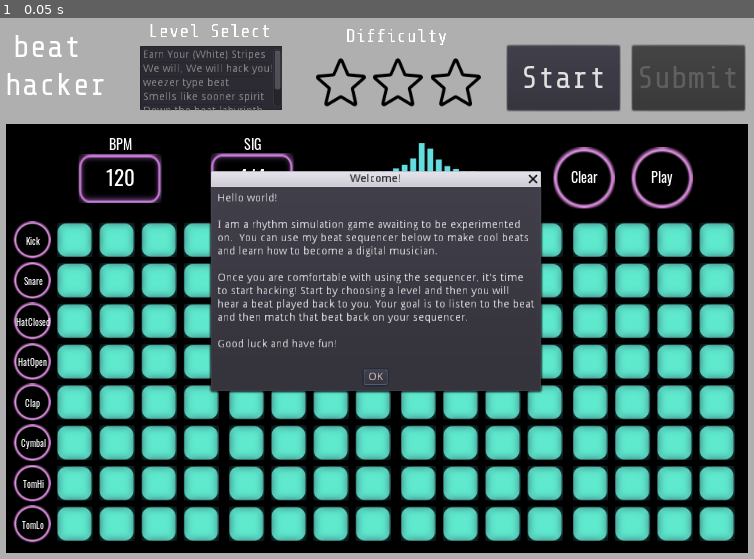
Above: before the commit, frame 1.
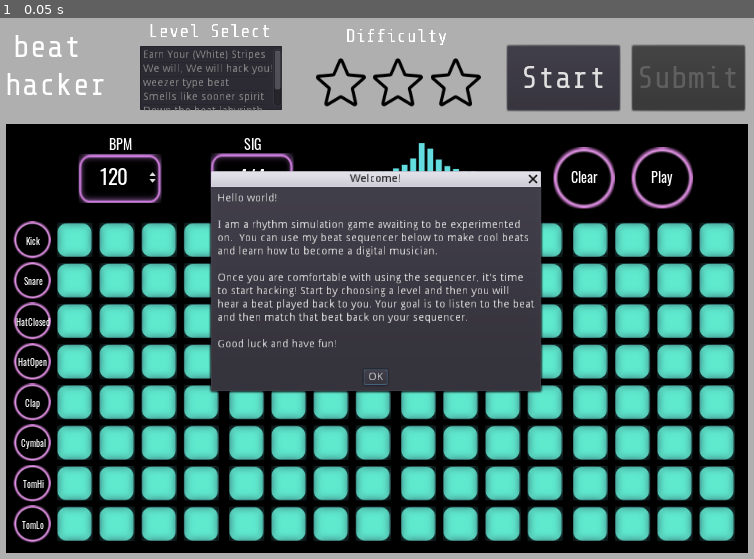
Above: after the commit, the same moment.

Repository: mdructor/beat_hacker
Game: Godot game, scene res://Assets/Scenes/Main.tscn
Same seed, same stepped clock (60 frames per second), same inputs: the game is played once before the commit and once after it.
Inputs:
- Up to frame 1 (0.05 s): no input

The runs differ from the first frame. In frame 1, 0.1% of the frame differs, in the area x 13-21%, y 27-32%.

Commit message:
Change BPM control to SpinBox
BPM is now editable. The tick rate does not change atm if
the BPM is changed while the sequencer is playing.

Diff:
--- a/Assets/Fonts/oswald_huge.tres
+++ b/Assets/Fonts/oswald_huge.tres
@@ -1,8 +1,5 @@
-[gd_resource type="DynamicFont" load_steps=2 format=2]
-
-[ext_resource path="res://Assets/Fonts/Oswald-VariableFont:wght.ttf" type="DynamicFontData" id=1]
+[gd_resource type="DynamicFont" format=2]
 
 [resource]
 size = 160
 outline_size = 2
-font_data = ExtResource( 1 )
--- a/Assets/Scenes/Main.tscn
+++ b/Assets/Scenes/Main.tscn
@@ -124,6 +124,7 @@
 visible = false
 
 [node name="ResultsDialog" parent="." instance=ExtResource( 6 )]
+visible = false
 margin_left = 22.0
 margin_top = 19.0
 margin_right = 422.0
--- a/Assets/Scenes/Sequencer.tscn
+++ b/Assets/Scenes/Sequencer.tscn
@@ -8,8 +8,443 @@
 [ext_resource path="res://Assets/Fonts/oswald_top_ui.tres" type="DynamicFont" id=6]
 [ext_resource path="res://Assets/Images/soundwave.png" type="Texture" id=7]
 
+[sub_resource type="StyleBoxEmpty" id=5]
+
+[sub_resource type="StyleBoxEmpty" id=6]
+
+[sub_resource type="StyleBoxEmpty" id=7]
+
+[sub_resource type="StyleBoxEmpty" id=2]
+
+[sub_resource type="StyleBoxEmpty" id=8]
+
+[sub_resource type="StyleBoxEmpty" id=3]
+
+[sub_resource type="StyleBoxEmpty" id=4]
+
+[sub_resource type="Theme" id=1]
+default_font = ExtResource( 4 )
+Button/colors/font_color = Color( 1, 1, 1, 1 )
+Button/colors/font_color_disabled = Color( 0, 0, 0, 1 )
+Button/colors/font_color_hover = Color( 0, 0, 0, 1 )
+Button/colors/font_color_pressed = Color( 0, 0, 0, 1 )
+Button/constants/hseparation = 2
+Button/fonts/font = null
+Button/styles/disabled = null
+Button/styles/focus = null
+Button/styles/hover = null
+Button/styles/normal = null
+Button/styles/pressed = null
+CheckBox/colors/font_color = Color( 0, 0, 0, 1 )
+CheckBox/colors/font_color_disabled = Color( 0, 0, 0, 1 )
+CheckBox/colors/font_color_hover = Color( 0, 0, 0, 1 )
+CheckBox/colors/font_color_hover_pressed = Color( 0, 0, 0, 1 )
+CheckBox/colors/font_color_pressed = Color( 0, 0, 0, 1 )
+CheckBox/constants/check_vadjust = 0
+CheckBox/constants/hseparation = 4
+CheckBox/fonts/font = null
+CheckBox/icons/checked = null
+CheckBox/icons/radio_checked = null
+CheckBox/icons/radio_unchecked = null
+CheckBox/icons/unchecked = null
+CheckBox/styles/disabled = null
+CheckBox/styles/focus = null
+CheckBox/styles/hover = null
+CheckBox/styles/hover_pressed = null
+CheckBox/styles/normal = null
+CheckBox/styles/pressed = null
+CheckButton/colors/font_color = Color( 0, 0, 0, 1 )
+CheckButton/colors/font_color_disabled = Color( 0, 0, 0, 1 )
+CheckButton/colors/font_color_hover = Color( 0, 0, 0, 1 )
+CheckButton/colors/font_color_hover_pressed = Color( 0, 0, 0, 1 )
+CheckButton/colors/font_color_pressed = Color( 0, 0, 0, 1 )
+CheckButton/constants/check_vadjust = 0
+CheckButton/constants/hseparation = 4
+CheckButton/fonts/font = null
+CheckButton/icons/off = null
+CheckButton/icons/off_disabled = null
+CheckButton/icons/on = null
+CheckButton/icons/on_disabled = null
+CheckButton/styles/disabled = null
+CheckButton/styles/focus = null
+CheckButton/styles/hover = null
+CheckButton/styles/hover_pressed = null
+CheckButton/styles/normal = null
+CheckButton/styles/pressed = null
+ColorPicker/constants/h_width = 30
+ColorPicker/constants/label_width = 10
+ColorPicker/constants/margin = 4
+ColorPicker/constants/sv_height = 256
+ColorPicker/constants/sv_width = 256
+ColorPicker/icons/add_preset = null
+ColorPicker/icons/color_hue = null
+ColorPicker/icons/color_sample = null
+ColorPicker/icons/overbright_indicator = null
+ColorPicker/icons/preset_bg = null
+ColorPicker/icons/screen_picker = null
+ColorPickerButton/colors/font_color = Color( 0, 0, 0, 1 )
+ColorPickerButton/colors/font_color_disabled = Color( 0, 0, 0, 1 )
+ColorPickerButton/colors/font_color_hover = Color( 0, 0, 0, 1 )
+ColorPickerButton/colors/font_color_pressed = Color( 0, 0, 0, 1 )
+ColorPickerButton/constants/hseparation = 2
+ColorPickerButton/fonts/font = null
+ColorPickerButton/icons/bg = null
+ColorPickerButton/styles/disabled = null
+ColorPickerButton/styles/focus = null
+ColorPickerButton/styles/hover = null
+ColorPickerButton/styles/normal = null
+ColorPickerButton/styles/pressed = null
+Dialogs/constants/button_margin = 32
+Dialogs/constants/margin = 8
+FileDialog/colors/files_disabled = Color( 0, 0, 0, 1 )
+FileDialog/colors/folder_icon_modulate = Color( 0, 0, 0, 1 )
+FileDialog/icons/folder = null
+FileDialog/icons/parent_folder = null
+FileDialog/icons/reload = null
+FileDialog/icons/toggle_hidden = null
+Fonts/fonts/large = null
+Fonts/fonts/normal = null
+GraphEdit/colors/activity = Color( 0, 0, 0, 1 )
+GraphEdit/colors/grid_major = Color( 0, 0, 0, 1 )
+GraphEdit/colors/grid_minor = Color( 0, 0, 0, 1 )
+GraphEdit/colors/selection_fill = Color( 0, 0, 0, 1 )
+GraphEdit/colors/selection_stroke = Color( 0, 0, 0, 1 )
+GraphEdit/constants/bezier_len_neg = 160
+GraphEdit/constants/bezier_len_pos = 80
+GraphEdit/constants/port_grab_distance_horizontal = 48
+GraphEdit/constants/port_grab_distance_vertical = 6
+GraphEdit/icons/minus = null
+GraphEdit/icons/more = null
+GraphEdit/icons/reset = null
+GraphEdit/icons/snap = null
+GraphEdit/styles/bg = null
+GraphNode/colors/close_color = Color( 0, 0, 0, 1 )
+GraphNode/colors/resizer_color = Color( 0, 0, 0, 1 )
+GraphNode/colors/title_color = Color( 0, 0, 0, 1 )
+GraphNode/constants/close_offset = 18
+GraphNode/constants/port_offset = 3
+GraphNode/constants/separation = 1
+GraphNode/constants/title_offset = 20
+GraphNode/fonts/title_font = null
+GraphNode/icons/close = null
+GraphNode/icons/port = null
+GraphNode/icons/resizer = null
+GraphNode/styles/breakpoint = null
+GraphNode/styles/comment = null
+GraphNode/styles/commentfocus = null
+GraphNode/styles/defaultfocus = null
+GraphNode/styles/defaultframe = null
+GraphNode/styles/frame = null
+GraphNode/styles/position = null
+GraphNode/styles/selectedframe = null
+GridContainer/constants/hseparation = 4
+GridContainer/constants/vseparation = 4
+HBoxContainer/constants/separation = 4
+HScrollBar/icons/decrement = null
+HScrollBar/icons/decrement_highlight = null
+HScrollBar/icons/increment = null
+HScrollBar/icons/increment_highlight = null
+HScrollBar/styles/grabber = null
+HScrollBar/styles/grabber_highlight = null
+HScrollBar/styles/grabber_pressed = null
+HScrollBar/styles/scroll = null
+HScrollBar/styles/scroll_focus = null
+HSeparator/constants/separation = 4
+HSeparator/styles/separator = null
+HSlider/icons/grabber = null
+HSlider/icons/grabber_disabled = null
+HSlider/icons/grabber_highlight = null
+HSlider/icons/tick = null
+HSlider/styles/grabber_area = null
+HSlider/styles/slider = null
+HSplitContainer/constants/autohide = 1
+HSplitContainer/constants/separation = 12
+HSplitContainer/icons/grabber = null
+HSplitContainer/styles/bg = null
+Icons/icons/close = null
+ItemList/colors/font_color = Color( 0, 0, 0, 1 )
+ItemList/colors/font_color_selected = Color( 0, 0, 0, 1 )
+ItemList/colors/guide_color = Color( 0, 0, 0, 1 )
+ItemList/constants/hseparation = 4
+ItemList/constants/icon_margin = 4
+ItemList/constants/line_separation = 2
+ItemList/constants/vseparation = 2
+ItemList/fonts/font = null
+ItemList/styles/bg = null
+ItemList/styles/bg_focus = null
+ItemList/styles/cursor = null
+ItemList/styles/cursor_unfocused = null
+ItemList/styles/selected = null
+ItemList/styles/selected_focus = null
+Label/colors/font_color = Color( 0, 0, 0, 1 )
+Label/colors/font_color_shadow = Color( 0, 0, 0, 1 )
+Label/colors/font_outline_modulate = Color( 0, 0, 0, 1 )
+Label/constants/line_spacing = 3
+Label/constants/shadow_as_outline = 0
+Label/constants/shadow_offset_x = 1
+Label/constants/shadow_offset_y = 1
+Label/fonts/font = null
+Label/styles/normal = null
+LineEdit/colors/clear_button_color = Color( 0, 0, 0, 1 )
+LineEdit/colors/clear_button_color_pressed = Color( 0, 0, 0, 1 )
+LineEdit/colors/cursor_color = Color( 0, 0, 0, 1 )
+LineEdit/colors/font_color = Color( 1, 1, 1, 1 )
+LineEdit/colors/font_color_selected = Color( 1, 0.992157, 0.992157, 1 )
+LineEdit/colors/font_color_uneditable = Color( 1, 1, 1, 1 )
+LineEdit/colors/selection_color = Color( 0, 0.196078, 0.231373, 1 )
+LineEdit/constants/minimum_spaces = 12
+LineEdit/fonts/font = null
+LineEdit/icons/clear = null
+LineEdit/styles/focus = SubResource( 5 )
+LineEdit/styles/normal = SubResource( 6 )
+LineEdit/styles/read_only = SubResource( 7 )
+LinkButton/colors/font_color = Color( 0, 0, 0, 1 )
+LinkButton/colors/font_color_hover = Color( 0, 0, 0, 1 )
+LinkButton/colors/font_color_pressed = Color( 0, 0, 0, 1 )
+LinkButton/constants/underline_spacing = 2
+LinkButton/fonts/font = null
+LinkButton/styles/focus = null
+MarginContainer/constants/margin_bottom = 0
+MarginContainer/constants/margin_left = 0
+MarginContainer/constants/margin_right = 0
+MarginContainer/constants/margin_top = 0
+MenuButton/colors/font_color = Color( 0, 0, 0, 1 )
+MenuButton/colors/font_color_disabled = Color( 0, 0, 0, 1 )
+MenuButton/colors/font_color_hover = Color( 0, 0, 0, 1 )
+MenuButton/colors/font_color_pressed = Color( 0, 0, 0, 1 )
+MenuButton/constants/hseparation = 3
+MenuButton/fonts/font = null
+MenuButton/styles/disabled = null
+MenuButton/styles/focus = null
+MenuButton/styles/hover = null
+MenuButton/styles/normal = null
+MenuButton/styles/pressed = null
+OptionButton/colors/font_color = Color( 0, 0, 0, 1 )
+OptionButton/colors/font_color_disabled = Color( 0, 0, 0, 1 )
+OptionButton/colors/font_color_hover = Color( 0, 0, 0, 1 )
+OptionButton/colors/font_color_pressed = Color( 0, 0, 0, 1 )
+OptionButton/constants/arrow_margin = 2
+OptionButton/constants/hseparation = 2
+OptionButton/fonts/font = null
+OptionButton/icons/arrow = null
+OptionButton/styles/disabled = null
+OptionButton/styles/focus = null
+OptionButton/styles/hover = null
+OptionButton/styles/normal = null
+OptionButton/styles/pressed = null
+Panel/styles/panel = SubResource( 2 )
+PanelContainer/styles/panel = SubResource( 8 )
+PopupDialog/styles/panel = null
+PopupMenu/colors/font_color = Color( 0, 0, 0, 1 )
+PopupMenu/colors/font_color_accel = Color( 0, 0, 0, 1 )
+PopupMenu/colors/font_color_disabled = Color( 0, 0, 0, 1 )
+PopupMenu/colors/font_color_hover = Color( 0, 0, 0, 1 )
+PopupMenu/constants/hseparation = 4
+PopupMenu/constants/vseparation = 4
+PopupMenu/fonts/font = null
+PopupMenu/icons/checked = null
+PopupMenu/icons/radio_checked = null
+PopupMenu/icons/radio_unchecked = null
+PopupMenu/icons/submenu = null
+PopupMenu/icons/unchecked = null
+PopupMenu/styles/hover = null
+PopupMenu/styles/labeled_separator_left = null
+PopupMenu/styles/labeled_separator_right = null
+PopupMenu/styles/panel = null
+PopupMenu/styles/panel_disabled = null
+PopupMenu/styles/separator = null
+PopupPanel/styles/panel = SubResource( 3 )
+ProgressBar/colors/font_color = Color( 0, 0, 0, 1 )
+ProgressBar/colors/font_color_shadow = Color( 0, 0, 0, 1 )
+ProgressBar/fonts/font = null
+ProgressBar/styles/bg = null
+ProgressBar/styles/fg = null
+RichTextLabel/colors/default_color = Color( 0, 0, 0, 1 )
+RichTextLabel/colors/font_color_selected = Color( 0, 0, 0, 1 )
+RichTextLabel/colors/font_color_shadow = Color( 0, 0, 0, 1 )
+RichTextLabel/colors/selection_color = Color( 0, 0, 0, 1 )
+RichTextLabel/constants/line_separation = 1
+RichTextLabel/constants/shadow_as_outline = 0
+RichTextLabel/constants/shadow_offset_x = 1
+RichTextLabel/constants/shadow_offset_y = 1
+RichTextLabel/constants/table_hseparation = 3
+RichTextLabel/constants/table_vseparation = 3
+RichTextLabel/fonts/bold_font = null
+RichTextLabel/fonts/bold_italics_font = null
+RichTextLabel/fonts/italics_font = null
+RichTextLabel/fonts/mono_font = null
+RichTextLabel/fonts/normal_font = null
+RichTextLabel/styles/focus = null
+RichTextLabel/styles/normal = null
+ScrollContainer/styles/bg = SubResource( 4 )
+SpinBox/icons/updown = null
+TabContainer/colors/font_color_bg = Color( 0, 0, 0, 1 )
+TabContainer/colors/font_color_disabled = Color( 0, 0, 0, 1 )
+TabContainer/colors/font_color_fg = Color( 0, 0, 0, 1 )
+TabContainer/constants/hseparation = 4
+TabContainer/constants/label_valign_bg = 2
+TabContainer/constants/label_valign_fg = 0
+TabContainer/constants/side_margin = 8
+TabContainer/constants/top_margin = 24
+TabContainer/fonts/font = null
+TabContainer/icons/decrement = null
+TabContainer/icons/decrement_highlight = null
+TabContainer/icons/increment = null
+TabContainer/icons/increment_highlight = null
+TabContainer/icons/menu = null
+TabContainer/icons/menu_highlight = null
+TabContainer/styles/panel = null
+TabContainer/styles/tab_bg = null
+TabContainer/styles/tab_disabled = null
+TabContainer/styles/tab_fg = null
+Tabs/colors/font_color_bg = Color( 0, 0, 0, 1 )
+Tabs/colors/font_color_disabled = Color( 0, 0, 0, 1 )
+Tabs/colors/font_color_fg = Color( 0, 0, 0, 1 )
+Tabs/constants/hseparation = 4
+Tabs/constants/label_valign_bg = 2
+Tabs/constants/label_valign_fg = 0
+Tabs/constants/top_margin = 24
+Tabs/fonts/font = null
+Tabs/icons/close = null
+Tabs/icons/decrement = null
+Tabs/icons/decrement_highlight = null
+Tabs/icons/increment = null
+Tabs/icons/increment_highlight = null
+Tabs/styles/button = null
+Tabs/styles/button_pressed = null
+Tabs/styles/panel = null
+Tabs/styles/tab_bg = null
+Tabs/styles/tab_disabled = null
+Tabs/styles/tab_fg = null
+TextEdit/colors/background_color = Color( 1, 0.968627, 0.968627, 1 )
+TextEdit/colors/bookmark_color = Color( 0, 0, 0, 1 )
+TextEdit/colors/brace_mismatch_color = Color( 0, 0, 0, 1 )
+TextEdit/colors/breakpoint_color = Color( 0, 0, 0, 1 )
+TextEdit/colors/caret_background_color = Color( 1, 0.0431373, 0.0431373, 1 )
+TextEdit/colors/caret_color = Color( 0, 0, 0, 1 )
+TextEdit/colors/code_folding_color = Color( 0, 0, 0, 1 )
+TextEdit/colors/completion_background_color = Color( 0, 0, 0, 1 )
+TextEdit/colors/completion_existing_color = Color( 0, 0, 0, 1 )
+TextEdit/colors/completion_font_color = Color( 0, 0, 0, 1 )
+TextEdit/colors/completion_scroll_color = Color( 0, 0, 0, 1 )
+TextEdit/colors/completion_selected_color = Color( 0, 0, 0, 1 )
+TextEdit/colors/current_line_color = Color( 0, 0, 0, 1 )
+TextEdit/colors/executing_line_color = Color( 0, 0, 0, 1 )
+TextEdit/colors/font_color = Color( 1, 0.996078, 0.996078, 1 )
+TextEdit/colors/font_color_readonly = Color( 0, 0, 0, 1 )
+TextEdit/colors/font_color_selected = Color( 0, 0, 0, 1 )
+TextEdit/colors/function_color = Color( 0, 0, 0, 1 )
+TextEdit/colors/line_number_color = Color( 0, 0, 0, 1 )
+TextEdit/colors/mark_color = Color( 0, 0, 0, 1 )
+TextEdit/colors/member_variable_color = Color( 0, 0, 0, 1 )
+TextEdit/colors/number_color = Color( 0, 0, 0, 1 )
+TextEdit/colors/safe_line_number_color = Color( 0, 0, 0, 1 )
+TextEdit/colors/selection_color = Color( 0, 0, 0, 1 )
+TextEdit/colors/symbol_color = Color( 0, 0, 0, 1 )
+TextEdit/colors/word_highlighted_color = Color( 0, 0, 0, 1 )
+TextEdit/constants/completion_lines = 7
+TextEdit/constants/completion_max_width = 50
+TextEdit/constants/completion_scroll_width = 3
+TextEdit/constants/line_spacing = 4
+TextEdit/fonts/font = null
+TextEdit/icons/fold = null
+TextEdit/icons/folded = null
+TextEdit/icons/space = null
+TextEdit/icons/tab = null
+TextEdit/styles/completion = null
+TextEdit/styles/focus = null
+TextEdit/styles/normal = null
+TextEdit/styles/read_only = null
+ToolButton/colors/font_color = Color( 0, 0, 0, 1 )
+ToolButton/colors/font_color_disabled = Color( 0, 0, 0, 1 )
+ToolButton/colors/font_color_hover = Color( 0, 0, 0, 1 )
+ToolButton/colors/font_color_pressed = Color( 0, 0, 0, 1 )
+ToolButton/constants/hseparation = 3
+ToolButton/fonts/font = null
+ToolButton/styles/disabled = null
+ToolButton/styles/focus = null
+ToolButton/styles/hover = null
+ToolButton/styles/normal = null
+ToolButton/styles/pressed = null
+TooltipLabel/colors/font_color = Color( 0, 0, 0, 1 )
+TooltipLabel/colors/font_color_shadow = Color( 0, 0, 0, 1 )
+TooltipLabel/constants/shadow_offset_x = 1
+TooltipLabel/constants/shadow_offset_y = 1
+TooltipLabel/fonts/font = null
+TooltipPanel/styles/panel = null
+Tree/colors/cursor_color = Color( 0, 0, 0, 1 )
+Tree/colors/custom_button_font_highlight = Color( 0, 0, 0, 1 )
+Tree/colors/drop_position_color = Color( 0, 0, 0, 1 )
+Tree/colors/font_color = Color( 0, 0, 0, 1 )
+Tree/colors/font_color_selected = Color( 0, 0, 0, 1 )
+Tree/colors/guide_color = Color( 0, 0, 0, 1 )
+Tree/colors/relationship_line_color = Color( 0, 0, 0, 1 )
+Tree/colors/selection_color = Color( 0, 0, 0, 1 )
+Tree/colors/title_button_color = Color( 0, 0, 0, 1 )
+Tree/constants/button_margin = 4
+Tree/constants/draw_guides = 1
+Tree/constants/draw_relationship_lines = 0
+Tree/constants/hseparation = 4
+Tree/constants/item_margin = 12
+Tree/constants/scroll_border = 4
+Tree/constants/scroll_speed = 12
+Tree/constants/vseparation = 4
+Tree/fonts/font = null
+Tree/fonts/title_button_font = null
+Tree/icons/arrow = null
+Tree/icons/arrow_collapsed = null
+Tree/icons/checked = null
+Tree/icons/select_arrow = null
+Tree/icons/unchecked = null
+Tree/icons/updown = null
+Tree/styles/bg = null
+Tree/styles/bg_focus = null
+Tree/styles/button_pressed = null
+Tree/styles/cursor = null
+Tree/styles/cursor_unfocused = null
+Tree/styles/custom_button = null
+Tree/styles/custom_button_hover = null
+Tree/styles/custom_button_pressed = null
+Tree/styles/selected = null
+Tree/styles/selected_focus = null
+Tree/styles/title_button_hover = null
+Tree/styles/title_button_normal = null
+Tree/styles/title_button_pressed = null
+VBoxContainer/constants/separation = 4
+VScrollBar/icons/decrement = null
+VScrollBar/icons/decrement_highlight = null
+VScrollBar/icons/increment = null
+VScrollBar/icons/increment_highlight = null
+VScrollBar/styles/grabber = null
+VScrollBar/styles/grabber_highlight = null
+VScrollBar/styles/grabber_pressed = null
+VScrollBar/styles/scroll = null
+VScrollBar/styles/scroll_focus = null
+VSeparator/constants/separation = 4
+VSeparator/styles/separator = null
+VSlider/icons/grabber = null
+VSlider/icons/grabber_disabled = null
+VSlider/icons/grabber_highlight = null
+VSlider/icons/tick = null
+VSlider/styles/grabber_area = null
+VSlider/styles/slider = null
+VSplitContainer/constants/autohide = 1
+VSplitContainer/constants/separation = 12
+VSplitContainer/icons/grabber = null
+VSplitContainer/styles/bg = null
+WindowDialog/colors/title_color = Color( 0, 0, 0, 1 )
+WindowDialog/constants/close_h_ofs = 18
+WindowDialog/constants/close_v_ofs = 18
+WindowDialog/constants/scaleborder_size = 4
+WindowDialog/constants/title_height = 20
+WindowDialog/fonts/title_font = null
+WindowDialog/icons/close = null
+WindowDialog/icons/close_highlight = null
+WindowDialog/styles/panel = null
+
 [node name="Sequencer" type="ColorRect"]
-margin_right = 950.0
+margin_left = -4.24265
+margin_right = 945.757
 margin_bottom = 550.0
 rect_min_size = Vector2( 950, 550 )
 color = Color( 0, 0, 0, 1 )
@@ -92,15 +527,16 @@
 "_edit_use_anchors_": false
 }
 
-[node name="BpmText" type="Label" parent="BpmRect"]
-margin_left = 30.0
-margin_top = 11.0
-margin_right = 83.0
-margin_bottom = 54.0
-custom_fonts/font = ExtResource( 4 )
-text = "120"
+[node name="BPMSpinner" type="SpinBox" parent="BpmRect"]
+margin_left = 6.772
+margin_top = 7.41422
+margin_right = 104.772
+margin_bottom = 60.4142
+theme = SubResource( 1 )
+min_value = 60.0
+max_value = 200.0
+value = 120.0
 align = 1
-valign = 1
 __meta__ = {
 "_edit_use_anchors_": false
 }
@@ -153,3 +589,4 @@
 }
 [connection signal="pressed" from="PlayButton" to="." method="_on_PlayButton_pressed"]
 [connection signal="pressed" from="ClearButton" to="." method="_on_ClearButton_pressed"]
+[connection signal="value_changed" from="BpmRect/BPMSpinner" to="." method="_on_BPMSpinner_value_changed"]
--- a/Assets/Scripts/Sequencer.gd
+++ b/Assets/Scripts/Sequencer.gd
@@ -101,7 +101,7 @@
 
 func set_bpm(bpm):
 	_BPM = bpm
-	find_node("BpmRect").find_node("BpmText").set_text(str(_BPM))
+	find_node("BpmRect").find_node("BPMSpinner").get_line_edit().set_text(str(_BPM))
 
 func playLevelSequence(lvl):
 	_lvl = lvl
@@ -149,3 +149,7 @@
 		_isPlaying = false
 	else:
 		_tickCount += 1
+
+
+func _on_BPMSpinner_value_changed(value):
+	_BPM = value
Not shown: 1 places in Assets/Scenes/Sequencer.tscn that only renumber resources
